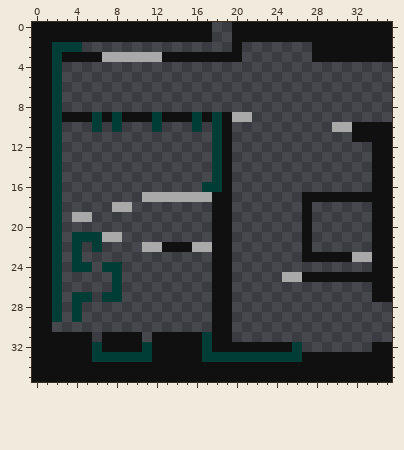
One commit to this pixel-art sprite: AridArnold/Content/Campaigns/MainCampaign/Hub/0701.png. Above, as it was before the edit.
The file is 36x36 pixels.
After:
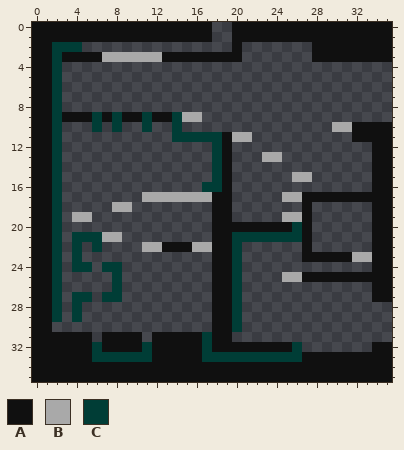
Palette (. is transparent): A #101010  B #a9a9a9  C #003d36
Change:
y 9: x 11..12 AC -> CA; x 14..21 AACACABB -> CBB.....
y 10: x 11..12 .C -> C.; x 14 . -> C; x 16 C -> .; x 18..19 CA -> ..
y 11: x 14..17 .... -> CCCC; x 20..21 .. -> BB
y 13: x 23..24 .. -> BB
y 15: x 26..27 .. -> BB
y 17: x 25..26 .. -> BB
y 19: x 25..26 .. -> BB
y 20: x 20..26 ....... -> AAAAAAC
y 21: x 20..26 ....... -> CCCCCCC
y 22..30: x 20 . -> C
Boxes around the changes in both pictures, in picture pixels (x1, y1, x2, y2):
changed: (142, 112, 312, 332)
